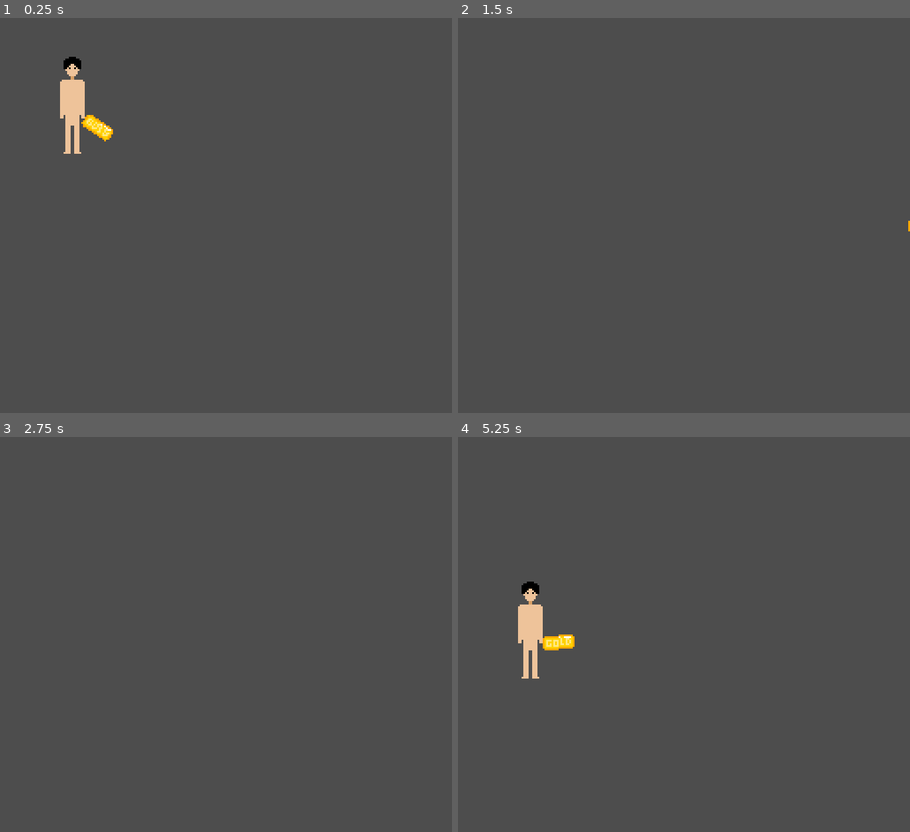
Above: before the commit, frames 1-4 (two rows, left to right).
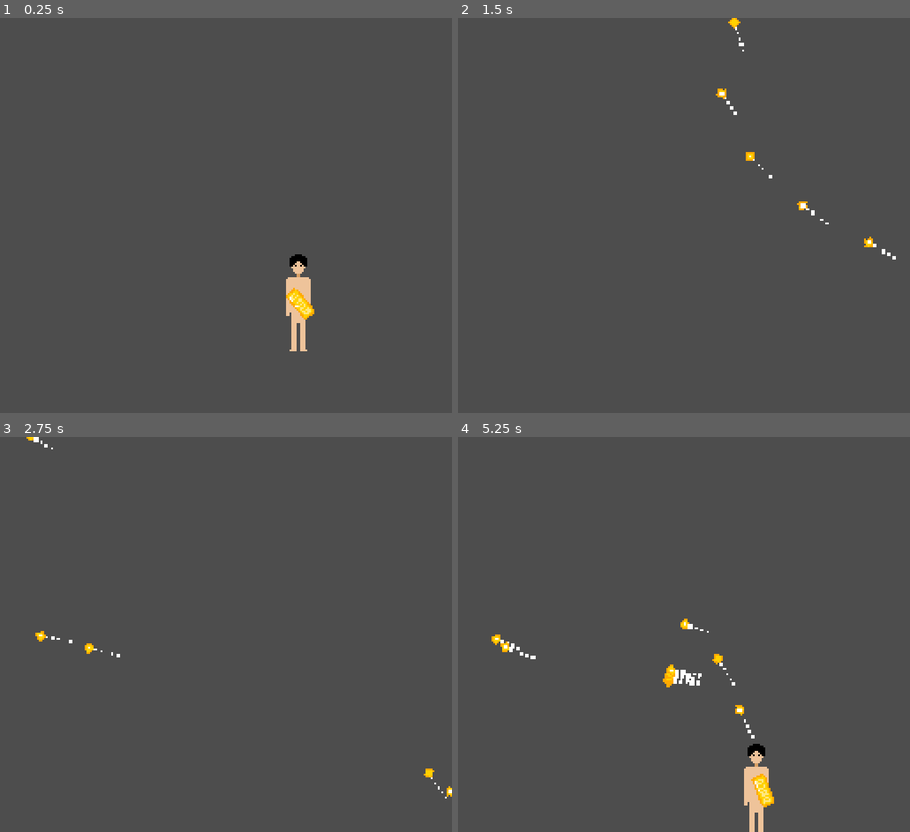
Above: after the commit, the same moments.

Repository: meliyn/fanghuo-rpg
Game: Godot game, scene res://src/maps/main.tscn
Two runs of this game, one before a commit and one after it. Both use one fixed random seed, a clock stepped at 60 frames per second and the inputs below.
Inputs (mouse positions are in pixels of both pictures, inside the frame that each line leads up to):
- Up to frame 1 (0.25 s): no input
- Up to frame 2 (1.5 s): tap Enter at 0.5 s; move the mouse to (783, 195) at 0.52 s; press the mouse at (783, 195) at 0.53 s; hold D (control_right) 0.53-1.28 s; move the mouse to (593, 235) at 1.27 s; release the mouse at (593, 235) at 1.28 s; hold S (control_down) from 1.28 s (still down); click (593, 235) at 1.35 s
- Up to frame 3 (2.75 s): move the mouse to (271, 547) at 2.02 s; release S (control_down) at 2.03 s; press the mouse at (271, 547) at 2.03 s; hold D (control_right) from 2.03 s (still down)
- Up to frame 4 (5.25 s): move the mouse to (661, 713) at 2.77 s; release D (control_right) at 2.78 s; release the mouse at (661, 713) at 2.78 s; hold W (control_up) 2.78-3.53 s; click (661, 713) at 2.85 s; move the mouse to (819, 693) at 3.52 s; press the mouse at (819, 693) at 3.53 s; hold A (control_left) 3.53-5.03 s; move the mouse to (548, 575) at 4.27 s; release the mouse at (548, 575) at 4.28 s; click (548, 575) at 4.35 s; move the mouse to (706, 634) at 5.02 s; press the mouse at (706, 634) at 5.03 s; hold S (control_down) from 5.03 s (still down)

The runs differ from the first frame. In frame 1, 2.1% of the frame differs, in the area x 13-70%, y 9-85%; in frame 2, 0.3%; in frame 3, 0.2%; in frame 4, 2.6%, in the area x 7-70%, y 36-100%.

Commit message:
Better movement and bullets
1. some slippery movement
2. GUN is now here (with particle)

Diff:
--- /dev/null
+++ b/src/bullets/golden_bullet/golden_bullet.gd
@@ -0,0 +1,13 @@
+extends Node2D
+
+var direction: Vector2
+
+@export var speed: float = 200.0
+
+
+func _ready():
+	direction = Vector2(cos(rotation), sin(rotation))
+
+
+func _process(delta):
+	position += delta * speed * direction
--- /dev/null
+++ b/src/bullets/golden_bullet/golden_bullet.tscn
@@ -0,0 +1,16 @@
+[gd_scene load_steps=3 format=3 uid="uid://8gwixtjeu6ou"]
+
+[ext_resource type="Script" path="res://src/bullets/golden_bullet/golden_bullet.gd" id="1_c71ie"]
+[ext_resource type="Texture2D" uid="uid://gr2t4082fkp5" path="res://assets/items/golden_bullet/golden_bullet.png" id="1_nu0dj"]
+
+[node name="GoldenBullet" type="Node2D"]
+script = ExtResource("1_c71ie")
+
+[node name="GoldenBullet" type="Sprite2D" parent="."]
+texture = ExtResource("1_nu0dj")
+
+[node name="CPUParticles2D" type="CPUParticles2D" parent="."]
+amount = 5
+lifetime = 0.1
+gravity = Vector2(0, 0)
+scale_amount_max = 2.5
--- a/src/characters/character_controller.gd
+++ b/src/characters/character_controller.gd
@@ -1,10 +1,15 @@
 extends CharacterBody2D
 
-@export var speed: float = 300.0
+@export var speed: float = 200.0
+@export var friction: float = 25.0
 
 
-func _physics_process(_delta):
-	velocity = (
-		speed * Input.get_vector("control_left", "control_right", "control_up", "control_down")
+func _physics_process(_delta: float) -> void:
+	var vector: Vector2 = Input.get_vector(
+		"control_left", "control_right", "control_up", "control_down"
 	)
+	if vector:
+		velocity = (speed * vector)
+	else:
+		velocity = velocity.move_toward(Vector2.ZERO, friction)
 	move_and_slide()
--- a/src/characters/fanghuo/fanghuo.tscn
+++ b/src/characters/fanghuo/fanghuo.tscn
@@ -2,7 +2,7 @@
 
 [ext_resource type="Texture2D" uid="uid://jcisie6ihw0h" path="res://assets/characters/fanghuo/fanghuo.png" id="1_ewgdf"]
 [ext_resource type="Script" path="res://src/characters/character_controller.gd" id="1_t2w1a"]
-[ext_resource type="PackedScene" uid="uid://pwbjau1vphm1" path="res://src/weapons/golden_bar/golden_bar.tscn" id="2_0wkr0"]
+[ext_resource type="PackedScene" uid="uid://dpd0bskeqm5g7" path="res://src/weapons/golden_gun/golden_gun.tscn" id="3_on42c"]
 
 [sub_resource type="RectangleShape2D" id="RectangleShape2D_q3xcq"]
 size = Vector2(14, 55)
@@ -14,9 +14,9 @@
 [node name="Sprite2D" type="Sprite2D" parent="."]
 texture = ExtResource("1_ewgdf")
 
-[node name="GoldenBar" parent="." instance=ExtResource("2_0wkr0")]
-position = Vector2(7, 12)
-
 [node name="CollisionShape2D" type="CollisionShape2D" parent="."]
 position = Vector2(0, 4.5)
 shape = SubResource("RectangleShape2D_q3xcq")
+
+[node name="GoldenGun" parent="." instance=ExtResource("3_on42c")]
+position = Vector2(7, 12)
--- a/src/maps/main.tscn
+++ b/src/maps/main.tscn
@@ -6,3 +6,5 @@
 
 [node name="Fanghuo" parent="." instance=ExtResource("1_7tmxu")]
 position = Vector2(41, 45)
+
+[node name="Camera" type="Camera2D" parent="."]
--- a/src/weapons/golden_bar/golden_bar.gd
+++ b/src/weapons/golden_bar/golden_bar.gd
@@ -1,5 +1 @@
 extends WeaponBase
-
-
-func _just_attacked():
-	print("Asd")
--- /dev/null
+++ b/src/weapons/golden_gun/golden_gun.gd
@@ -0,0 +1,29 @@
+extends WeaponBase
+
+const BULLET: PackedScene = preload("res://src/bullets/golden_bullet/golden_bullet.tscn")
+const SPRITE_WIDTH: float = 18
+
+var attackable: bool = true
+var timer: float = 0
+
+@onready var root: Window = get_tree().get_root()
+
+
+func _process(delta) -> void:
+	super._process(delta)
+	look_at(get_global_mouse_position())
+	timer += delta
+	if timer >= 0.1:
+		attackable = true
+		timer = 0
+
+
+func _attacked() -> void:
+	if attackable:
+		var bullet_instance = BULLET.instantiate()
+		bullet_instance.global_position = (
+			global_position + Vector2(cos(rotation), sin(rotation)) * SPRITE_WIDTH
+		)
+		bullet_instance.rotation = rotation
+		root.add_child(bullet_instance)
+		attackable = false
--- /dev/null
+++ b/src/weapons/golden_gun/golden_gun.tscn
@@ -0,0 +1,20 @@
+[gd_scene load_steps=4 format=3 uid="uid://dpd0bskeqm5g7"]
+
+[ext_resource type="Script" path="res://src/weapons/golden_gun/golden_gun.gd" id="1_ondlb"]
+[ext_resource type="Texture2D" uid="uid://dlykf6utyvd2u" path="res://assets/items/golden_bar/golden_bar.png" id="2_66w83"]
+
+[sub_resource type="RectangleShape2D" id="RectangleShape2D_684ed"]
+size = Vector2(18, 8)
+
+[node name="GoldenGun" type="Node2D"]
+script = ExtResource("1_ondlb")
+
+[node name="GoldenGun" type="Sprite2D" parent="."]
+texture = ExtResource("2_66w83")
+offset = Vector2(9, 0)
+
+[node name="Area2D" type="Area2D" parent="GoldenGun"]
+
+[node name="CollisionShape2D" type="CollisionShape2D" parent="GoldenGun/Area2D"]
+position = Vector2(9, 0)
+shape = SubResource("RectangleShape2D_684ed")
--- a/src/weapons/weapon_base.gd
+++ b/src/weapons/weapon_base.gd
@@ -2,17 +2,22 @@
 extends Node2D
 
 
-func _process(_delta):
-	look_at(get_global_mouse_position())
+func _process(_delta) -> void:
 	if Input.is_action_just_pressed("control_attack"):
 		_just_attacked()
 	if Input.is_action_pressed("control_attack"):
 		_attacked()
+	if Input.is_action_just_released("control_attack"):
+		_just_stop_attacked()
 
 
-func _just_attacked():
+func _attacked() -> void:
 	pass
 
 
-func _attacked():
+func _just_attacked() -> void:
 	pass
+
+
+func _just_stop_attacked() -> void:
+	pass
Binary file added: assets/items/golden_bullet/golden_bullet.png
Not shown, added: assets/items/golden_bullet/golden_bullet.png.import
Not shown, added: assets/items/golden_bullet/golden_bullet.pxo
